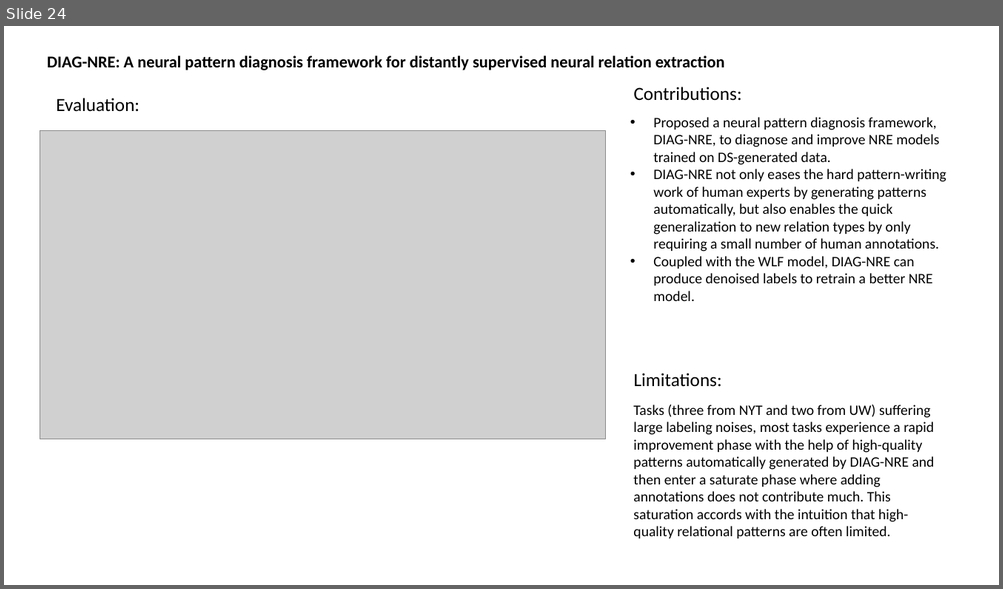
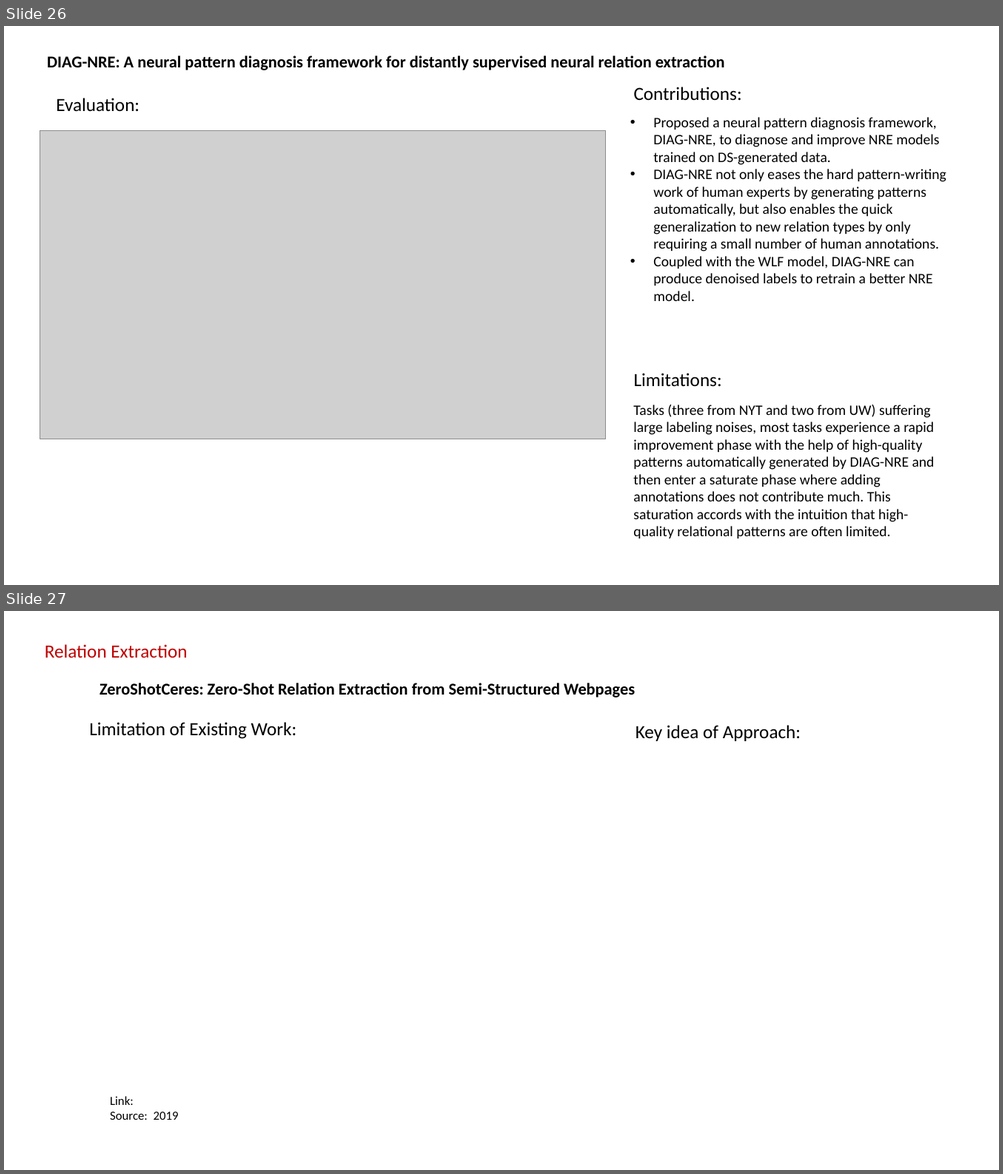
Before and after one commit to sylviawangfr/KGpaper, a slide deck: slides.pptx. Shown one above the other, each under a label of ours: slide 24 before the commit, slides 26 and 27 after it. The pictures are 1003x589 and 1003x1174 pixels, drawn with LibreOffice and Linux fonts; fonts in the diff are those of the drawing; grey boxes stand for pictures. Boxes give left, top, right and bottom in pixels: in the first picture for what was removed or moved away, otherwise in the second. Text is boxed around its words. In the diff, an @@ line names an element or a change of style, - is before the commit and + after.

```diff
--- a/slides.pptx
+++ b/slides.pptx
@@ slide 27 added at <box>4,611,999,1170</box>, background #FFFFFF @@
@@ text added at <box>45,644,187,658</box>, 18 pt, text #C00000 @@
+Relation Extraction
@@ title added at <box>99,683,634,698</box>, 16 pt, text #000000, bold @@
+ZeroShotCeres: Zero-Shot Relation Extraction from Semi-Structured Webpages
@@ subtitle added at <box>89,722,297,739</box>, 18 pt, text #000000 @@
+Limitation of Existing Work:
@@ text added at <box>635,725,800,741</box>, 18 pt, text #000000 @@
+Key idea of Approach:
@@ text added at <box>110,1096,179,1120</box>, 12 pt, text #000000 @@
+Link:
+Source: 2019
@@ what was slide 24 is now slide 26 @@
```
Also in this commit, not shown: 8 slides changed, 2 other slides added, 1 slide removed, 2 other files.
